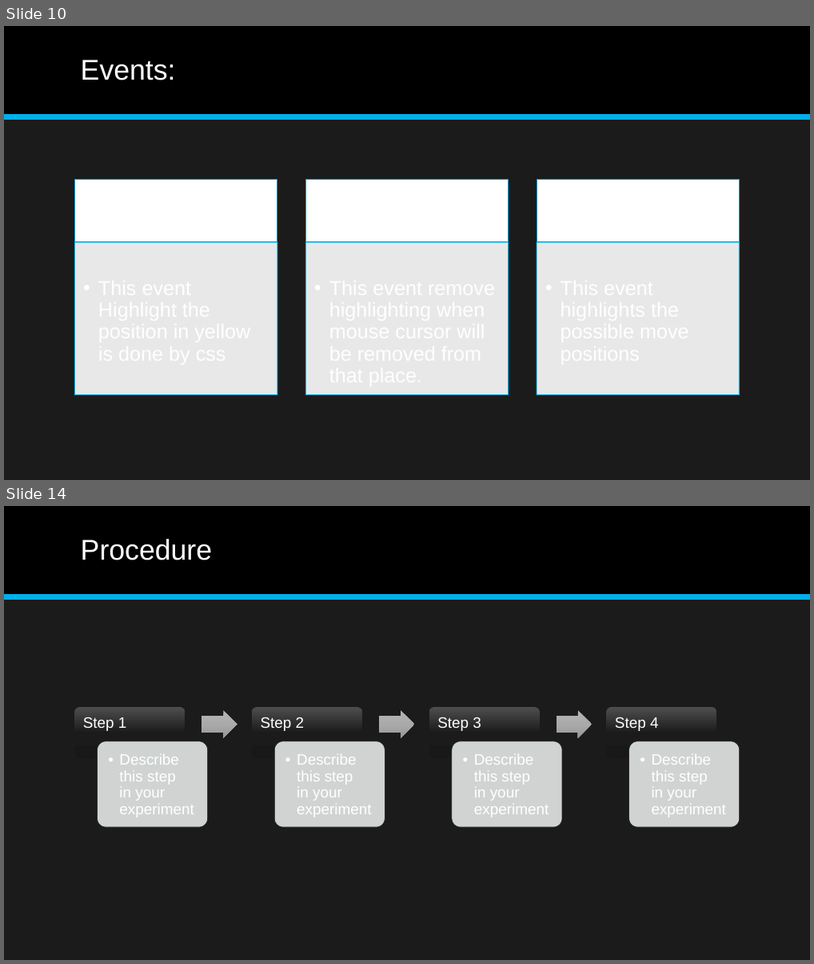
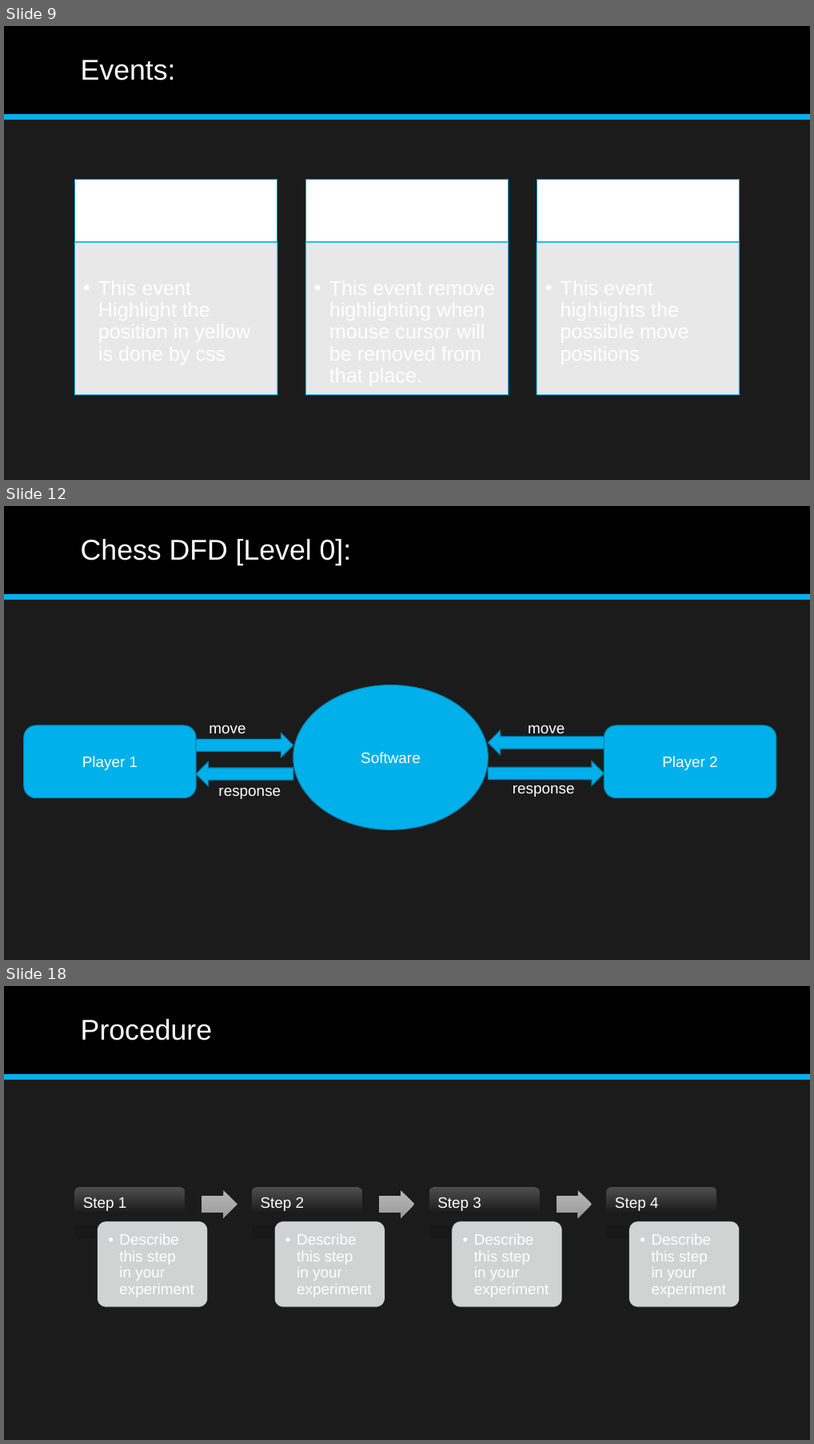
Before and after one commit to coolboyshubham/TheChessProject, a slide deck: The Chess Project.pptx. Shown one above the other, each under a label of ours: slides 10 and 14 before the commit, slides 9, 12 and 18 after it; the slides between them are not shown. The pictures are 814x964 and 814x1444 pixels, drawn with LibreOffice and Linux fonts; fonts in the diff are those of the drawing. Boxes give left, top, right and bottom in pixels: in the first picture for what was removed or moved away, otherwise in the second. Text is boxed around its words. In the diff, an @@ line names an element or a change of style, - is before the commit and + after.

```diff
--- a/The Chess Project.pptx
+++ b/The Chess Project.pptx
@@ slide 12 added at (4,506,810,960), background #1B1B1B; not listed: 2 template elements that a slide beside it also shows @@
@@ title added at (81,539,352,565), 34 pt, text #FFFFFF @@
+Chess DFD [Level 0]:
@@ ellipse added at (293,685,488,830), fill #00B0EA, outline #0082AD 1 pt, 18 pt, text #FFFFFF @@
+Software
@@ rounded rectangle added at (24,725,196,797), fill #00B0EA, outline #0082AD 1 pt, 18 pt, text #FFFFFF @@
+Player 1
@@ right arrow added at (196,733,294,757), fill #00B0EA, outline #0082AD 1 pt @@
@@ text added at (209,725,246,733), 18 pt, text #FFFFFF @@
+move
@@ right arrow added at (489,731,605,755), fill #00B0EA, outline #0082AD 1 pt @@
@@ text added at (528,725,565,736), 18 pt, text #FFFFFF @@
+move
@@ rounded rectangle added at (604,725,777,797), fill #00B0EA, outline #0082AD 1 pt, 18 pt, text #FFFFFF @@
+Player 2
@@ right arrow added at (196,761,294,785), fill #00B0EA, outline #0082AD 1 pt @@
@@ right arrow added at (489,761,605,785), fill #00B0EA, outline #0082AD 1 pt @@
@@ text added at (218,788,281,799), 18 pt, text #FFFFFF @@
+response
@@ text added at (513,785,575,796), 18 pt, text #FFFFFF @@
+response
@@ what was slide 10 is now slide 9 @@
@@ what was slide 14 is now slide 18 @@
```
Also in this commit, not shown: 5 slides changed, 7 other slides added, 4 slides removed, 10 other files.
